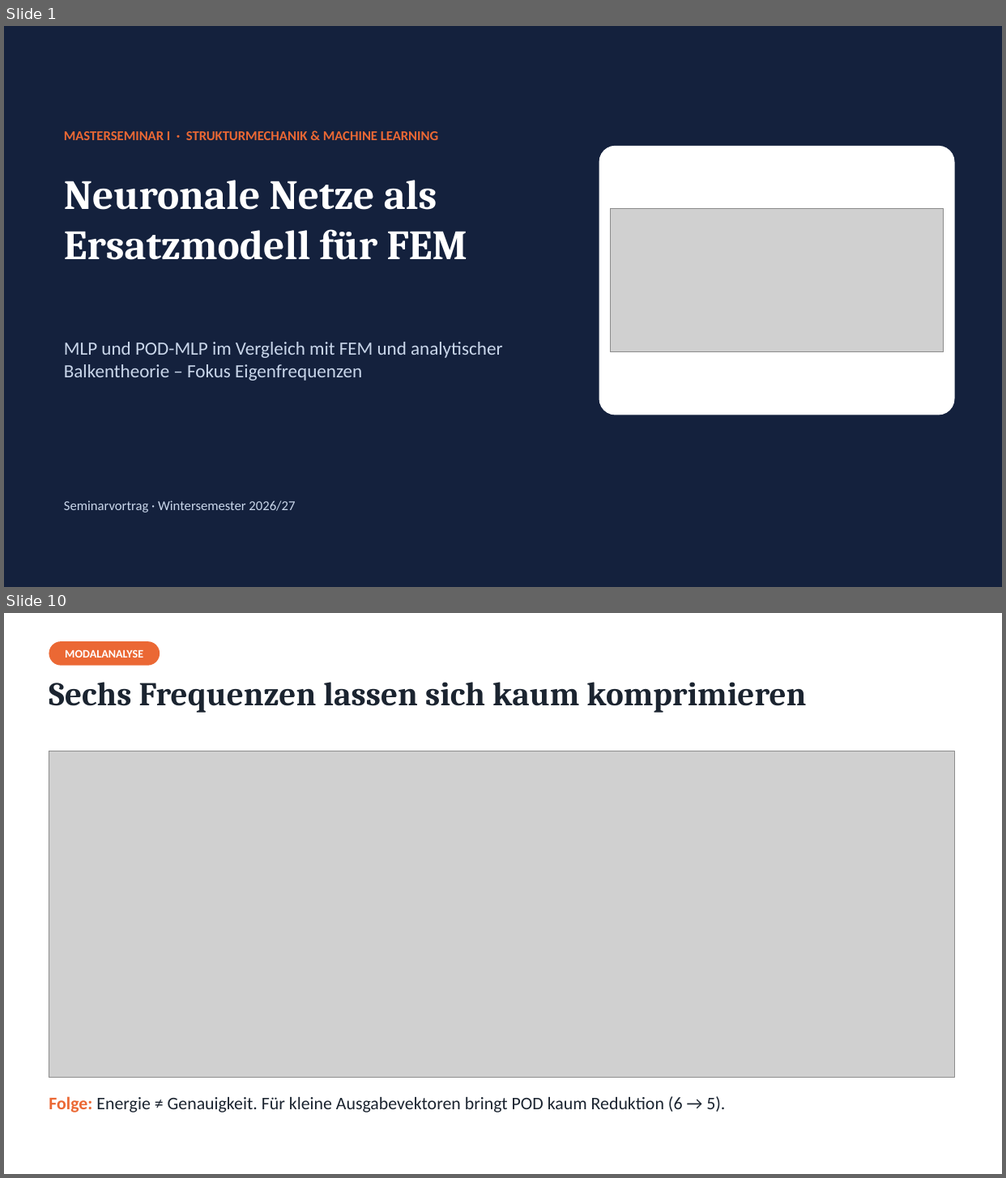
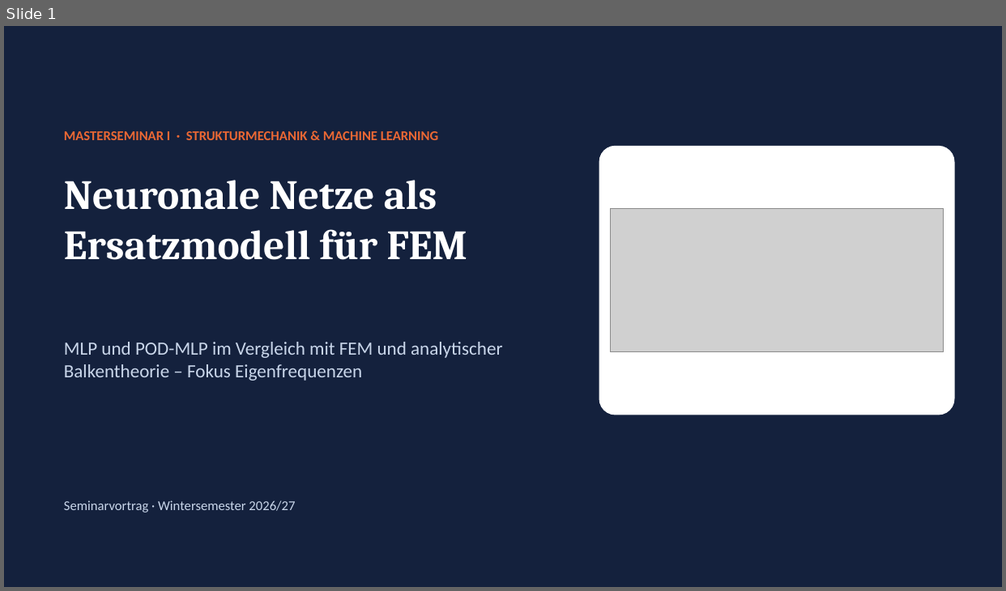
Before and after one commit to mircobuck/Seminar-I---Neuronale-Netz-als-Ersatzmodell-fuer-strukturmechanische-Berechnung, a slide deck: Praesentation/Vortrag_MLP_POD-MLP.pptx. Shown one above the other, each under a label of ours: slides 1 and 10 before the commit, slide 1 after it; the slides between them are not shown. The pictures are 1006x1178 and 1006x591 pixels, drawn with LibreOffice and Linux fonts; fonts in the diff are those of the drawing; grey boxes stand for pictures. Boxes give left, top, right and bottom in pixels: in the first picture for what was removed or moved away, otherwise in the second. Text is boxed around its words. In the diff, an @@ line names an element or a change of style, - is before the commit and + after.

```diff
--- a/Praesentation/Vortrag_MLP_POD-MLP.pptx
+++ b/Praesentation/Vortrag_MLP_POD-MLP.pptx
@@ slide 10 removed at [4,613,1002,1174], background #FFFFFF @@
@@ rounded rectangle removed at [49,641,160,666] @@
-MODALANALYSE
@@ text removed at [49,682,806,713] @@
-Sechs Frequenzen lassen sich kaum komprimieren
@@ picture removed at [49,752,955,1077] @@
@@ text removed at [49,1097,725,1113] @@
-Folge: Energie ≠ Genauigkeit. Für kleine Ausgabevektoren bringt POD kaum Reduktion (6 → 5).
```
Also in this commit, not shown: 4 slides changed, 2 slides added, 11 other slides removed, 7 other files.
